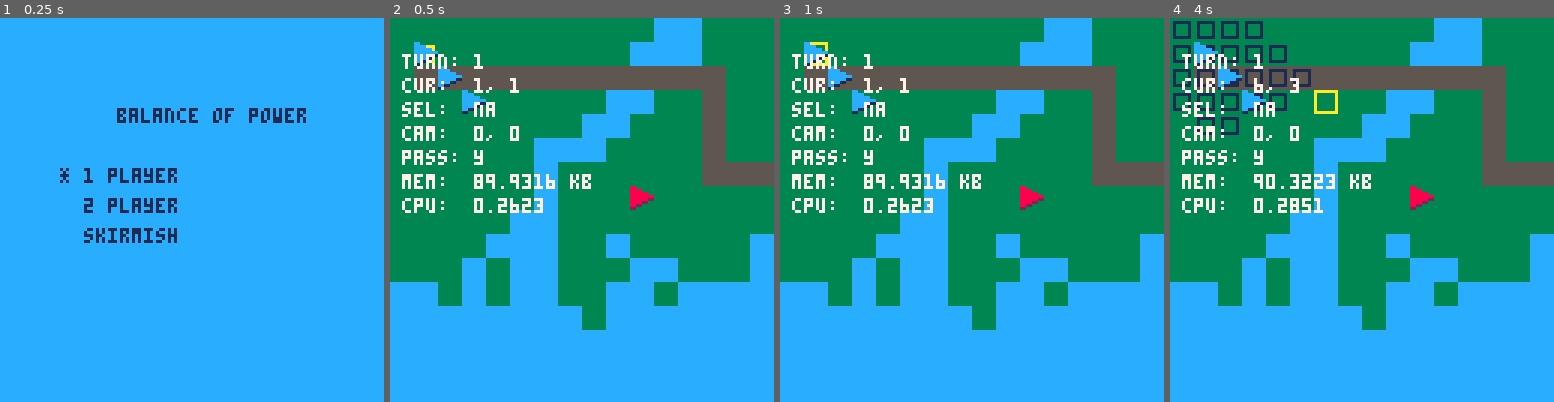
Above: before the commit, frames 1-4 (left to right).
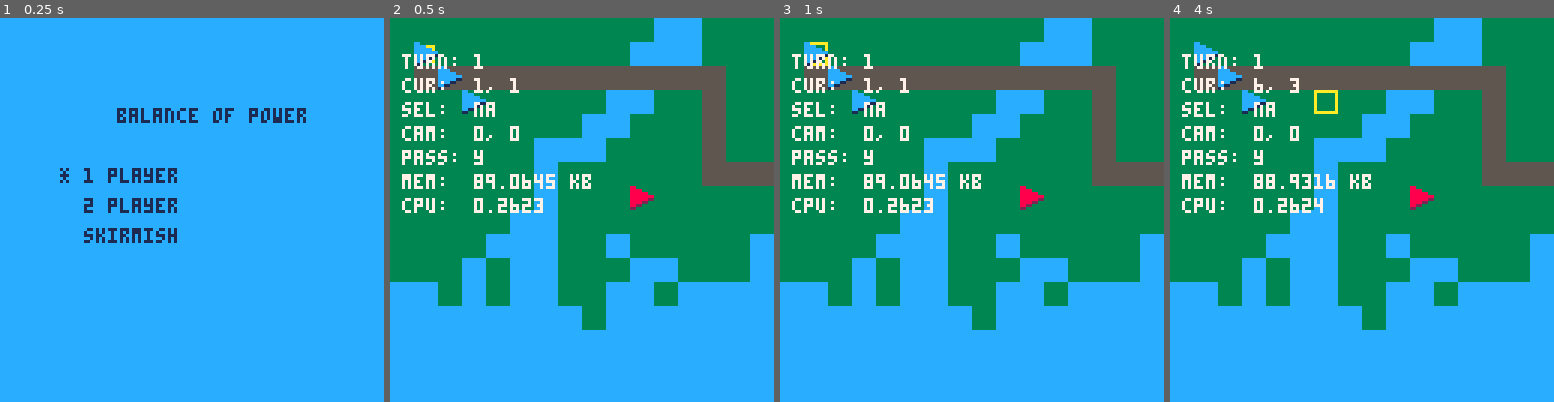
Above: after the commit, the same moments.

Repository: chrisallenlane/balance-of-power
Game: PICO-8 cartridge balance-of-power.p8
Two runs of this game, one before a commit and one after it. Both use one fixed random seed, a clock stepped at 60 frames per second and the inputs below.
Inputs:
- Up to frame 1 (0.25 s): no input
- Up to frame 2 (0.5 s): tap X (X key) at 0.33 s
- Up to frame 3 (1 s): tap O (Z key) at 0.7 s
- Up to frame 4 (4 s): tap X (X key) at 1.07, 1.85, 2.97 s; hold Right 1.6-2.1 s; tap O (Z key) every 0.4 s from 1.7 to 3.7 s; hold Up 2.15-2.42 s; hold Right 2.47-3.03 s; hold Left 3.08-3.58 s; hold Down 3.63-3.97 s

Frame 1 is identical in both runs. In frame 2, 0.1% of the frame differs, in the area x 31-43%, y 40-45%; in frame 3, 0.1%; in frame 4, 2.5%, in the area x 0-43%, y 0-51%.

Commit message:
chore(map): unit initializations
Remove unit initialization stat overrides on map 1.

Diff:
--- a/map/1.lua
+++ b/map/1.lua
@@ -7,10 +7,10 @@
     cursor = {x = 1, y = 1},
 
     units = {
-      Unit:new({spr = 80, player = 1, cell = {x = 1, y = 1}, stat = {spd = 3}}),
-      Unit:new({spr = 80, player = 1, cell = {x = 2, y = 2}, stat = {spd = 3}}),
-      Unit:new({spr = 80, player = 1, cell = {x = 3, y = 3}, stat = {spd = 3}}),
-      Unit:new({spr = 64, player = 2, cell = {x = 10, y = 7}, stat = {spd = 3}}),
+      Unit:new({spr = 80, player = 1, cell = {x = 1, y = 1}}),
+      Unit:new({spr = 80, player = 1, cell = {x = 2, y = 2}}),
+      Unit:new({spr = 80, player = 1, cell = {x = 3, y = 3}}),
+      Unit:new({spr = 64, player = 2, cell = {x = 10, y = 7}}),
     },
   }
 end)
